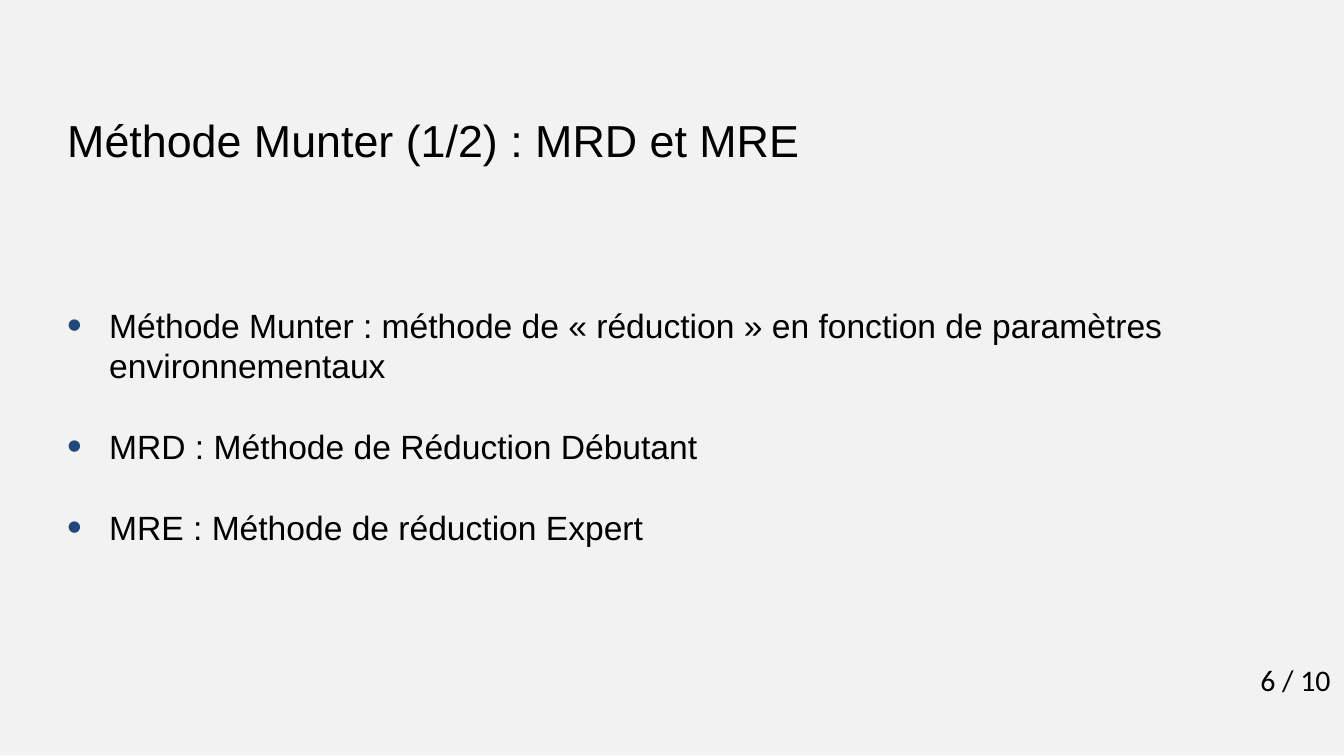
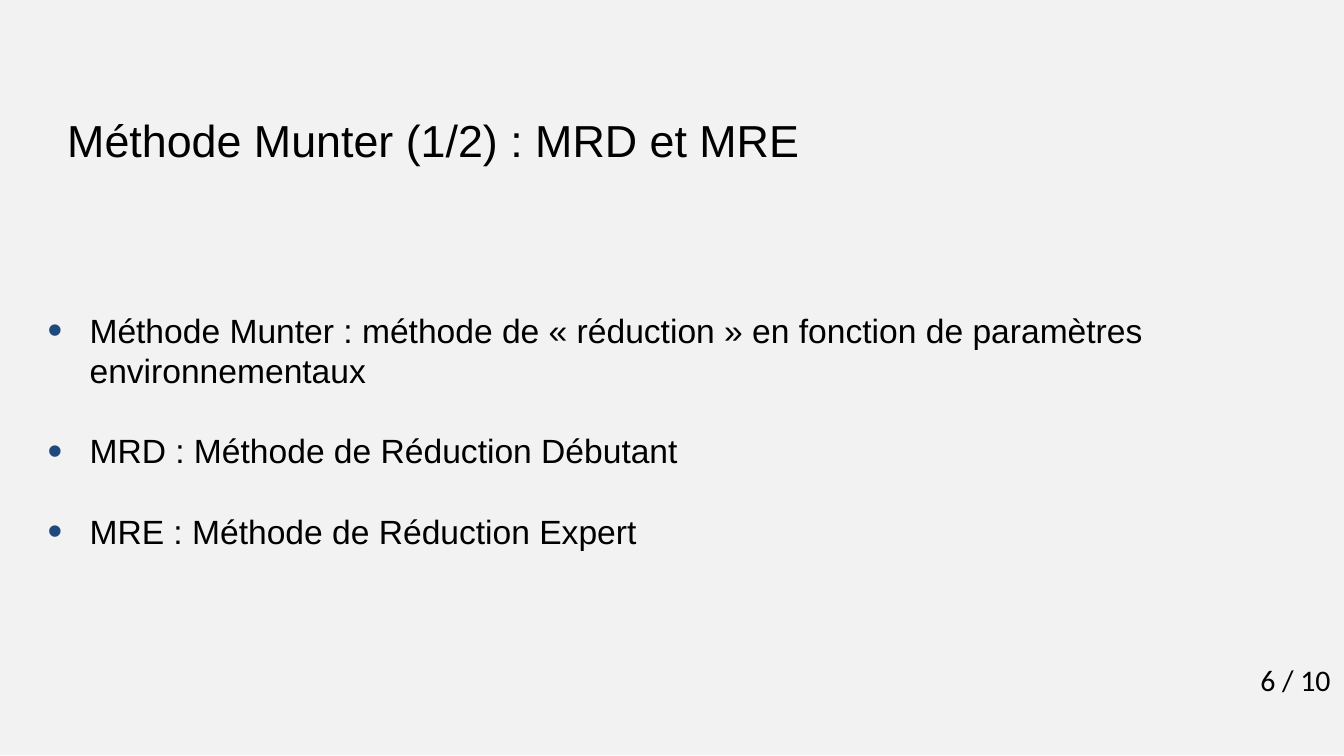
Before and after one commit to azarz/OPERA, a slide deck: slide 6 of doc/pres_opera.pptx. Drawn at 1344x756 pixels with LibreOffice and Linux fonts; fonts in the diff are those of the drawing; background and template pictures are left out. Boxes give left, top, right and bottom in pixels: in the first picture for what was removed or moved away, otherwise in the second. Text is boxed around its words. In the diff, an @@ line names an element or a change of style, - is before the commit and + after.

```diff
--- a/doc/pres_opera.pptx
+++ b/doc/pres_opera.pptx
@@ subtitle "Méthode Munter : méthode de ...": place and size @@
-subtitle "Méthode Munter : méthode de ..." at (109, 313, 1162, 546)
+subtitle "Méthode Munter : méthode de ..." at (90, 318, 1143, 550)
@@ subtitle at (90, 519, 636, 550): text changed @@
-• MRE : Méthode de réduction Expert
+• MRE : Méthode de Réduction Expert
```
Also in this commit, not shown: 1 other slide changed, 1 other file.
